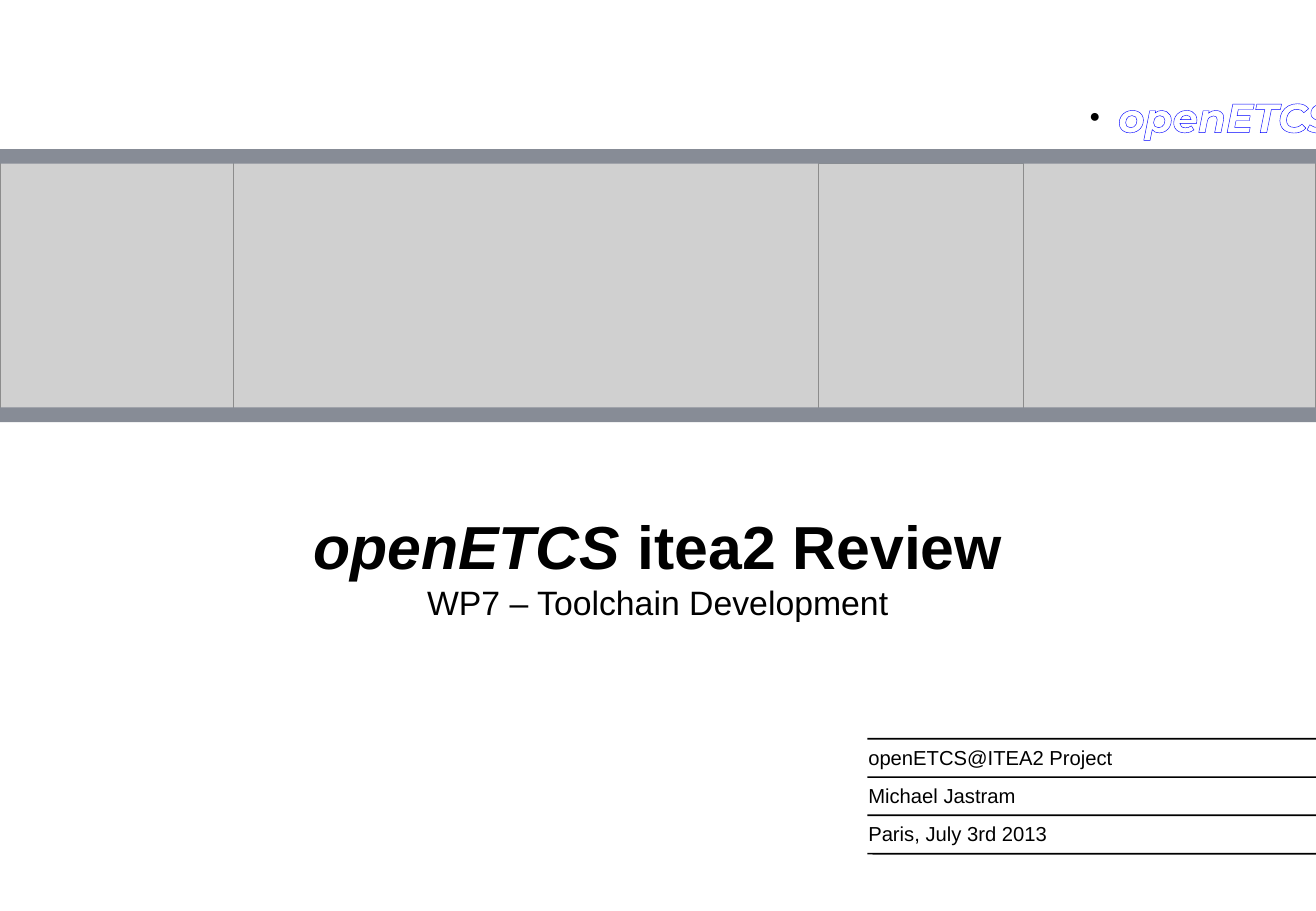
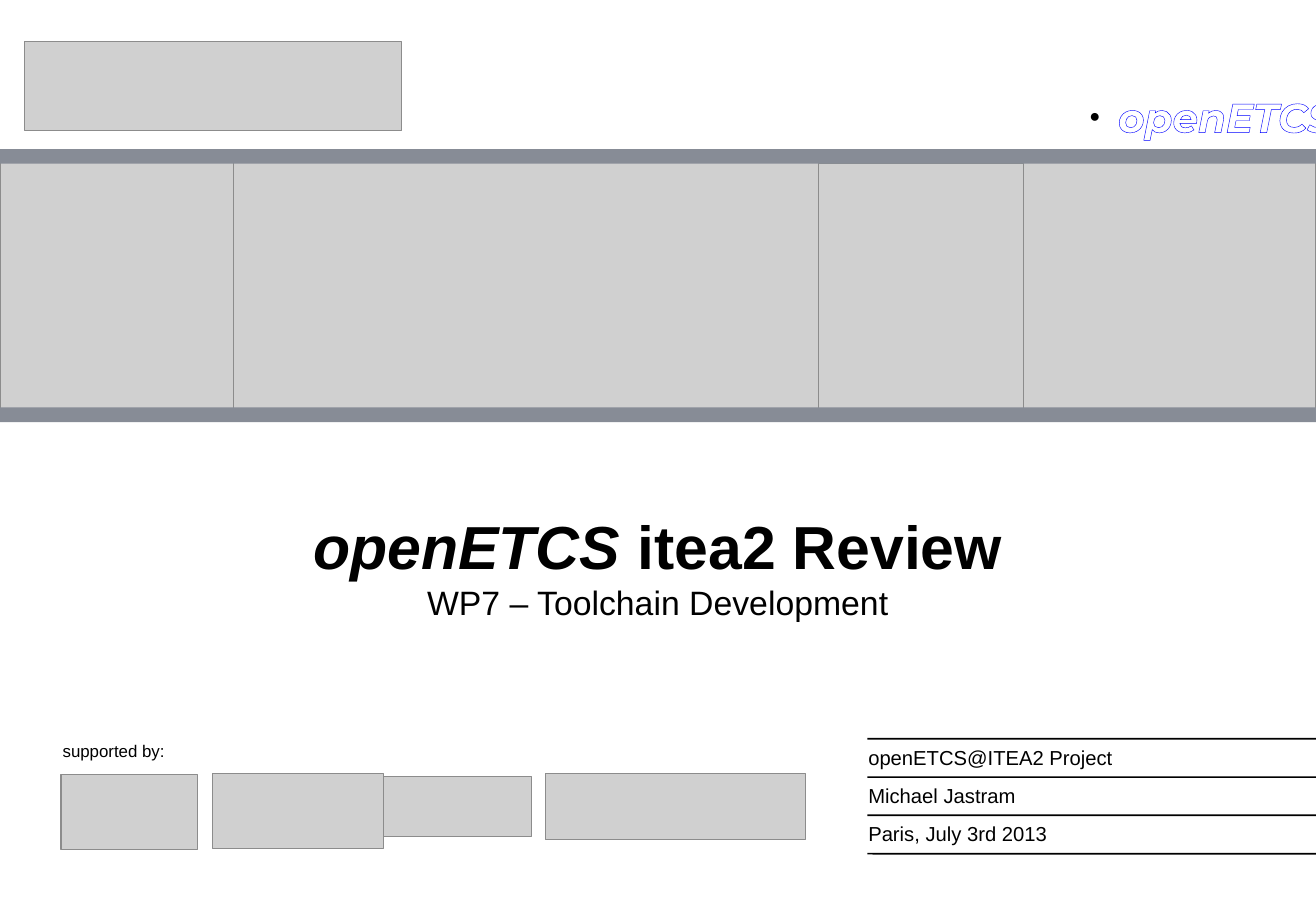
Before and after one commit to openETCS/toolchain, a slide deck: slide 1 of 2013_07_itea_Review/2013_07_itea_Review.odp. Drawn at 1316x911 pixels with LibreOffice and Linux fonts; fonts in the diff are those of the drawing; grey boxes stand for pictures. Boxes give left, top, right and bottom in pixels: in the first picture for what was removed or moved away, otherwise in the second. Text is boxed around its words. In the diff, an @@ line names an element or a change of style, - is before the commit and + after.

Commit message:
Updated slides

```diff
--- a/2013_07_itea_Review/2013_07_itea_Review.odp
+++ b/2013_07_itea_Review/2013_07_itea_Review.odp
@@ picture added at (24,41,402,130) @@
@@ text added at (63,744,164,761), 10 pt, text #000000 @@
+supported by:
@@ picture added at (61,775,197,850) @@
@@ picture added at (212,773,384,849) @@
@@ picture added at (384,776,532,835) @@
@@ picture added at (545,773,805,840) @@
```
Also in this commit, not shown: 4 other slides changed, 1 other file.
